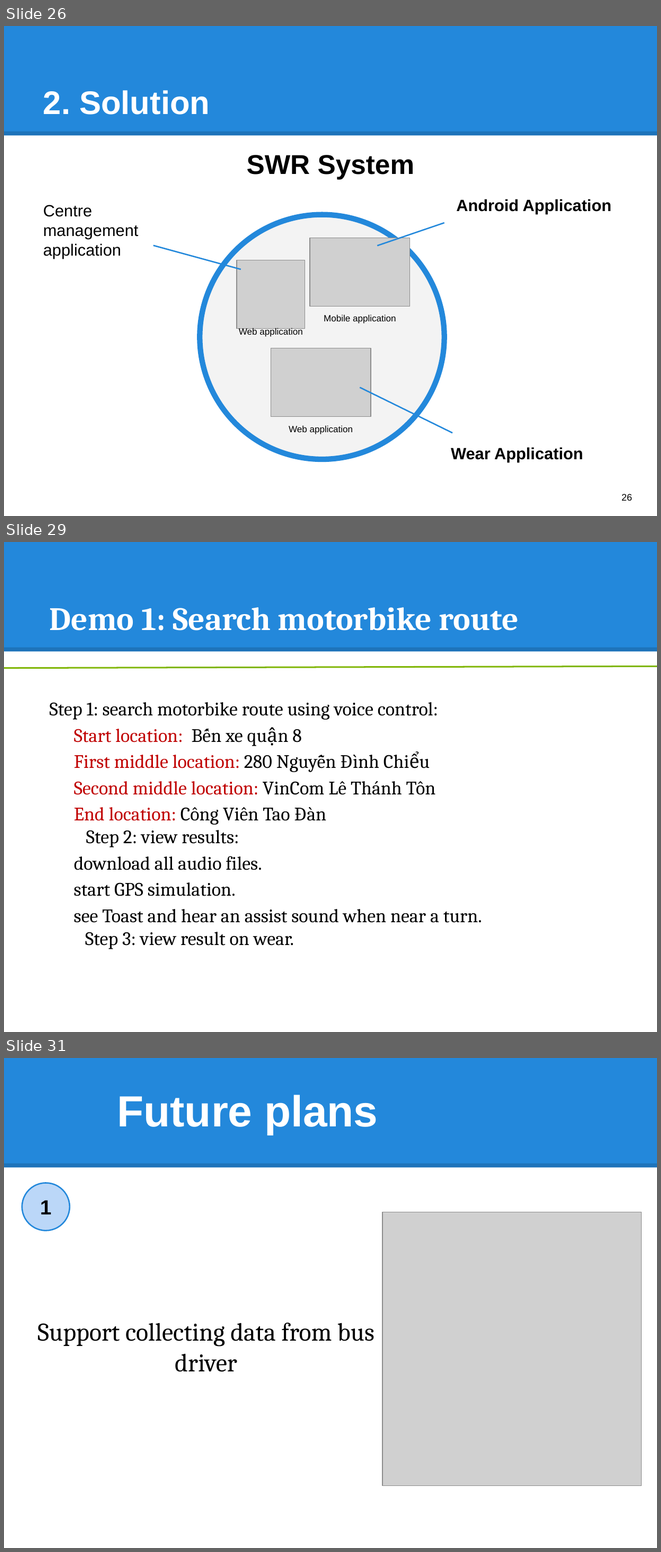
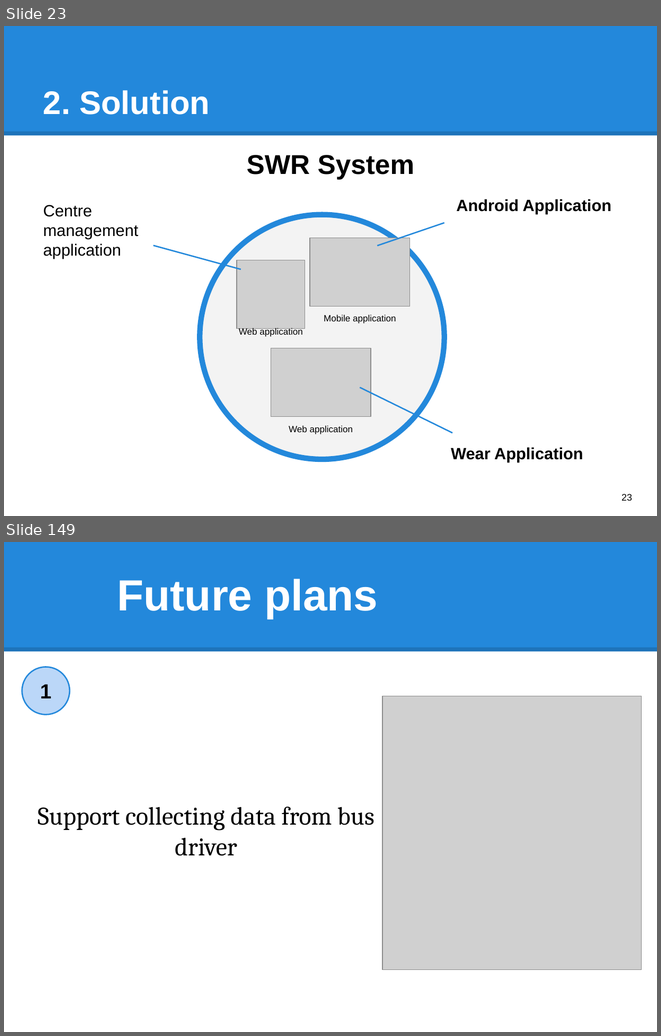
Before and after one commit to hqt/street-router, a slide deck: Document/presentation/full presentation.pptx. Shown one above the other, each under a label of ours: slides 26, 29 and 31 before the commit, slides 23 and 149 after it; the slides between them are not shown. The pictures are 661x1552 and 661x1036 pixels, drawn with LibreOffice and Linux fonts; fonts in the diff are those of the drawing; grey boxes stand for pictures. Boxes give left, top, right and bottom in pixels: in the first picture for what was removed or moved away, otherwise in the second. Text is boxed around its words. In the diff, an @@ line names an element or a change of style, - is before the commit and + after.

```diff
--- a/Document/presentation/full presentation.pptx
+++ b/Document/presentation/full presentation.pptx
@@ slide 29 removed at (4,542,657,1032), background #FFFFFF; not listed: 2 template elements that a slide beside it also shows @@
@@ title removed at (50,607,519,631) @@
-Demo 1: Search motorbike route
@@ line removed from (4, 668) to (657, 666) @@
@@ text removed at (50,702,482,949) @@
-Step 1: search motorbike route using voice control:
-  Start location: Bến xe quận 8
-  First middle location: 280 Nguyễn Đình Chiểu
-  Second middle location: VinCom Lê Thánh Tôn
-  End location: Công Viên Tao Đàn
-Step 2: view results:
-  download all audio files.
-  start GPS simulation.
-  see Toast and hear an assist sound when near a turn.
-Step 3: view result on wear.
@@ what was slide 26 is now slide 23 @@
@@ page number at (621,493,632,500): text changed @@
-26
+23
@@ what was slide 31 is now slide 149 @@
```
Also in this commit, not shown: 125 slides added, 6 other slides removed, 4 other files.
